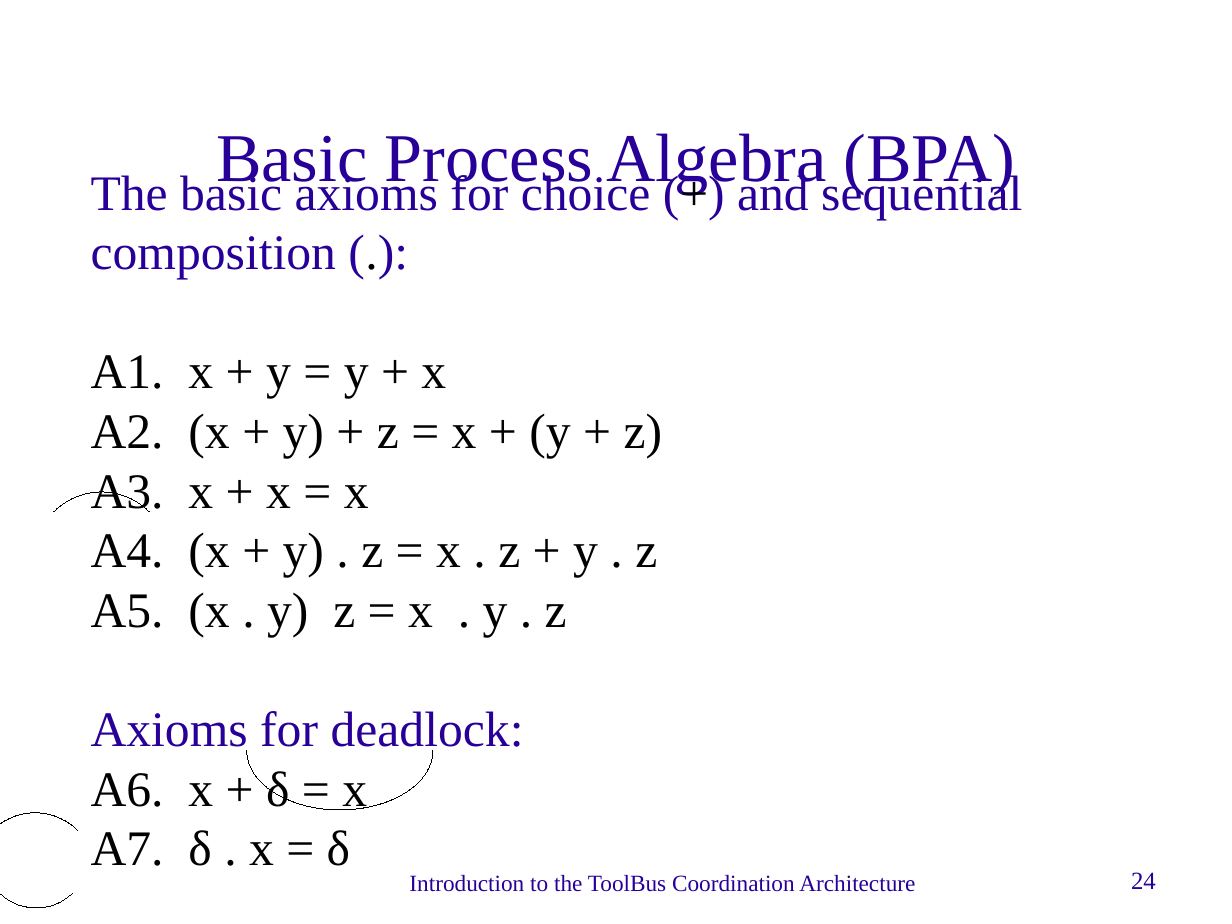
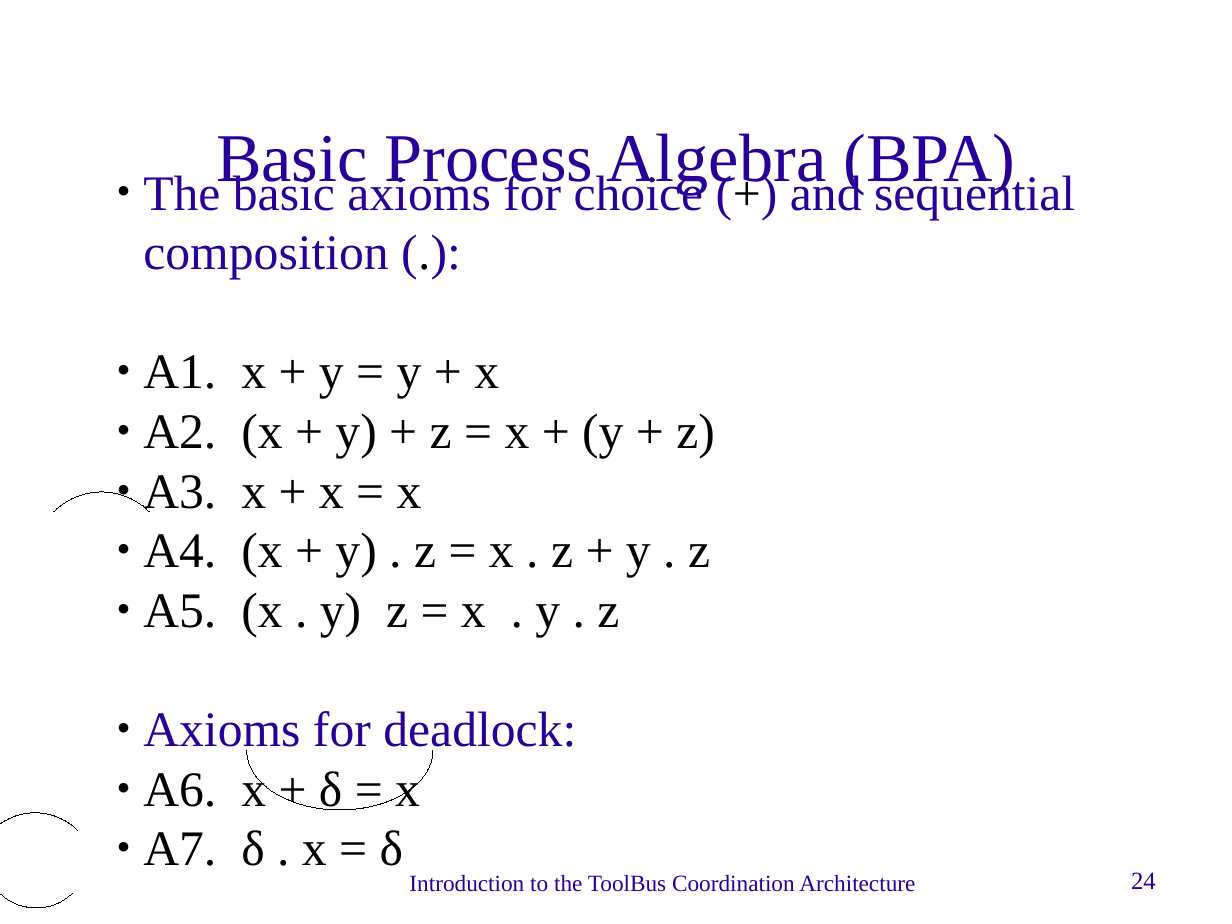
Before and after one commit to cwi-swat/meta-environment, a slide deck: slide 24 of meta-doc/technology/toolbus-intro/toolbus-intro.odp. Drawn at 1232x924 pixels with LibreOffice and Linux fonts; fonts in the diff are those of the drawing; background and template pictures are left out. Boxes give left, top, right and bottom in pixels: in the first picture for what was removed or moved away, otherwise in the second. Text is boxed around its words. In the diff, an @@ line names an element or a change of style, - is before the commit and + after.

```diff
--- a/meta-doc/technology/toolbus-intro/toolbus-intro.odp
+++ b/meta-doc/technology/toolbus-intro/toolbus-intro.odp
@@ subtitle "The basic axioms for choice ..." at [143, 171, 1075, 866]: bullet none to ●; list level 1 to 2 in "The basic axioms for choice ..."; list level 1 to 2 in "A1. x + y = ..."; list level 1 to 2 in "A2. (x + y) + ..."; list level 1 to 2 in "A3. x + x = ..."; list level 1 to 2 in "A4. (x + y) . ..."; list level 1 to 2 in "A5. (x . y) z ..."; list level 1 to 2 in "Axioms for deadlock:"; list level 1 to 2 in "A6. x + δ = ..."; list level 1 to 2 in "A7. δ . x = ..." @@
```
Also in this commit, not shown: 1 other slide changed, 13 other files.
